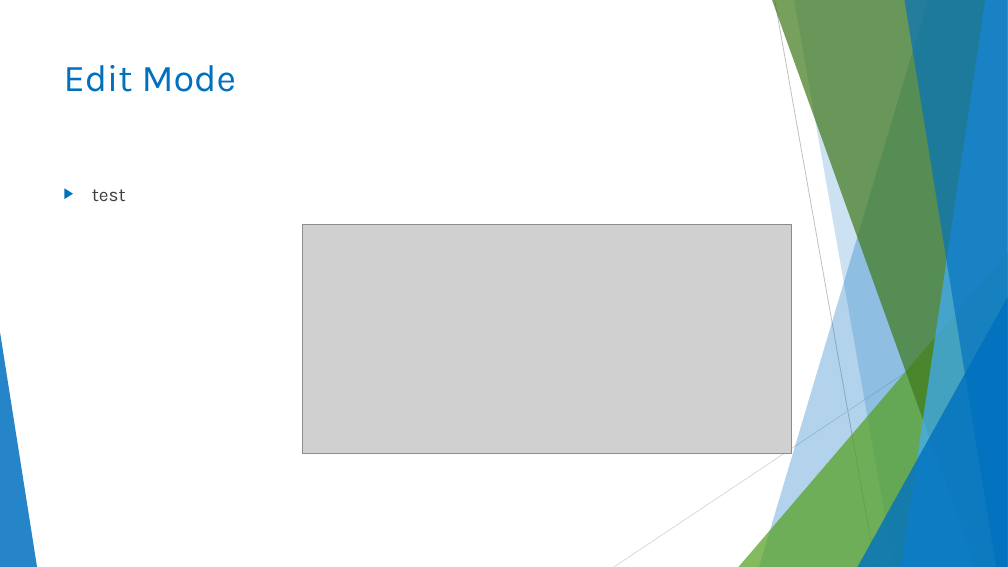
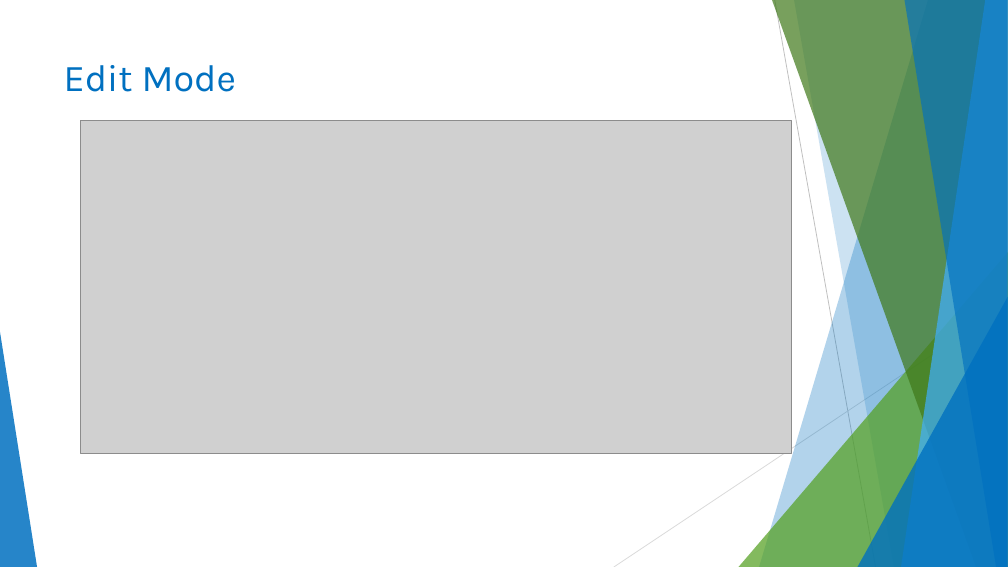
Before and after one commit to dariorthan/ESP32_NetworkFaultTester, a slide deck: slide 11 of CodeDoku/NetworkFaultTester_CodeOverview.pptx (slide 7 before the commit). Drawn at 1008x567 pixels with LibreOffice and Linux fonts; fonts in the diff are those of the drawing; grey boxes stand for pictures. Boxes give left, top, right and bottom in pixels: in the first picture for what was removed or moved away, otherwise in the second. Text is boxed around its words. In the diff, an @@ line names an element or a change of style, - is before the commit and + after.

```diff
--- a/CodeDoku/NetworkFaultTester_CodeOverview.pptx
+++ b/CodeDoku/NetworkFaultTester_CodeOverview.pptx
@@ picture: place and size @@
-picture at [302,225,792,454]
+picture at [81,121,792,454]
@@ text removed at [92,189,126,201] @@
-▶ test
```
Also in this commit, not shown: 7 other slides changed, 3 slides added, 1 slide removed.
